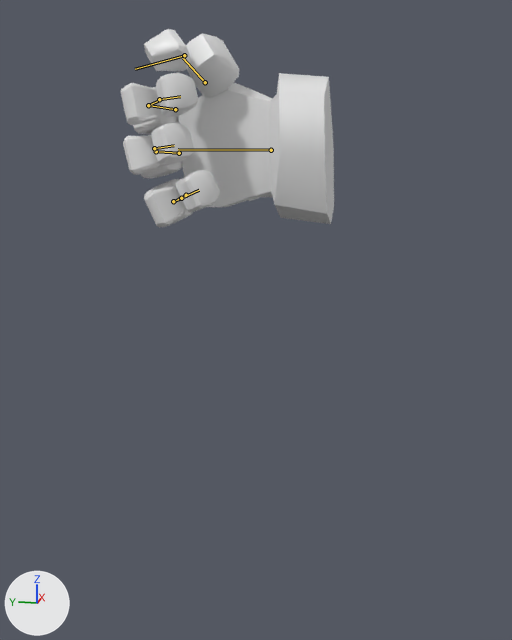
A saved change to the FBX model blendFiles/Chara/FBX/SMSH_RIG_Hand_Character.fbx.
Camera for both pictures: a 50 mm camera at (-0.774, -0.177, -0.019) aimed at (-0.071, -0.037, -0.195). The lights are fixed; the arrows at lower left show +X, +Y and +Z. The first picture is the older version. Both versions are drawn at frame 1 of the action 'Hand|additive_pickupItem'; the numbers are the values there. The bones that change are drawn over the model as lines.

Names of what the first picture shows: 'msh_hand_character'.
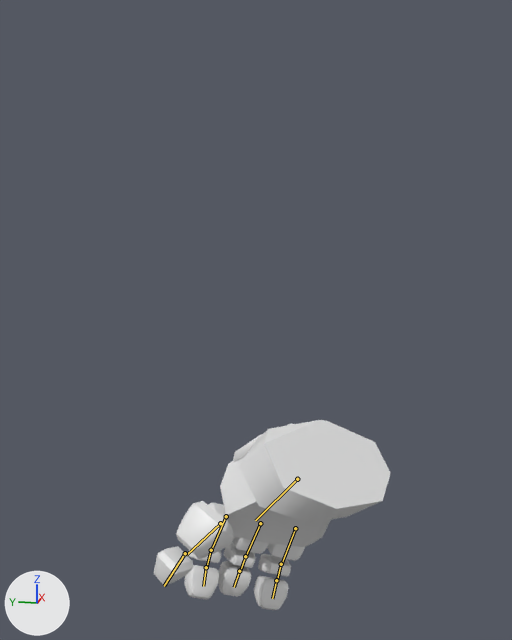
Location of each change, (x1, y1, x2, y2) in pixels of the pictures (512 x 640 px):
```json
{"object": "msh_hand_character", "change": "posed", "before": [121, 29, 334, 227], "after": [154, 420, 390, 610], "on screen": "11% wider"}
{"bone": "Hand", "before": "(271, 150) to (178, 149)", "after": "(297, 479) to (255, 520)"}
{"bone": "Thumb_01", "before": "(205, 82) to (183, 58)", "after": "(220, 523) to (186, 555)"}
{"bone": "Thumb_02", "before": "(184, 55) to (135, 69)", "after": "(185, 553) to (164, 586)"}
{"bone": "Finger01.01", "before": "(175, 109) to (150, 105)", "after": "(226, 516) to (211, 551)"}
{"bone": "Finger01.02", "before": "(148, 105) to (161, 99)", "after": "(211, 550) to (206, 568)"}
{"bone": "Finger01.03", "before": "(159, 99) to (180, 96)", "after": "(206, 567) to (203, 586)"}
{"bone": "Finger02.01", "before": "(179, 153) to (157, 151)", "after": "(260, 523) to (245, 557)"}
{"bone": "Finger02.02", "before": "(156, 151) to (156, 148)", "after": "(245, 556) to (240, 572)"}
{"bone": "Finger02.03", "before": "(154, 148) to (174, 145)", "after": "(239, 571) to (234, 587)"}
{"bone": "Finger03.01", "before": "(186, 195) to (175, 201)", "after": "(295, 528) to (281, 564)"}
{"bone": "Finger03.02", "before": "(173, 201) to (183, 197)", "after": "(281, 564) to (277, 581)"}
{"bone": "Finger03.03", "before": "(181, 198) to (199, 190)", "after": "(276, 580) to (272, 598)"}
```

Scene script edits in JSON lines:
```json
{"block": "bone_hand", "where": "bone_hand = bpy.data.objects['Hand'].pose.bones['Hand']"}
{"op": "set", "path": "bone_hand.location", "old": "(-0.0334, -0.0004, -0.0249)", "new": "(-0.084, -0.0377, -0.3666)"}
{"op": "set", "path": "bone_hand.rotation_quaternion", "old": "(1.0, 0.0, 0.0, 0.0)", "new": "(0.825, -0.489, -0.27, -0.085)", "note": "degrees (0, 0, 0) -> degrees (-64, -32, 8)"}
{"block": "bone_thumb_01", "where": "bone_thumb_01 = bpy.data.objects['Hand'].pose.bones['Thumb_01']  # child of 'Hand'"}
{"op": "set", "path": "bone_thumb_01.location", "old": "(0.0, 0.0, 0.0)", "new": "(-0.0187, -0.0063, 0.0033)"}
{"op": "set", "path": "bone_thumb_01.rotation_quaternion", "old": "(0.562, 0.411, -0.639, 0.327)", "new": "(0.604, 0.29, -0.709, 0.221)", "note": "degrees (-16, -99, 79) -> degrees (-12, -100, 55)"}
{"block": "bone_thumb_02", "where": "bone_thumb_02 = bpy.data.objects['Hand'].pose.bones['Thumb_02']  # child of 'Thumb_01'"}
{"op": "set", "path": "bone_thumb_02.rotation_quaternion", "old": "(0.844, 0.0, 0.0, 0.536)", "new": "(0.924, 0.0, 0.0, 0.382)", "note": "degrees (0, 0, 65) -> degrees (0, 0, 45)"}
{"block": "bone_finger01_01", "where": "bone_finger01_01 = bpy.data.objects['Hand'].pose.bones['Finger01.01']  # child of 'Hand'"}
{"op": "set", "path": "bone_finger01_01.location", "old": "(0.0, 0.0, 0.0)", "new": "(0.0131, 0.0027, -0.0018)"}
{"op": "set", "path": "bone_finger01_01.rotation_quaternion", "old": "(0.822, -0.048, 0.097, 0.559)", "new": "(0.979, 0.002, -0.012, 0.202)", "note": "degrees (2, 12, 69) -> degrees (0, -1, 23)"}
{"block": "bone_finger01_02", "where": "bone_finger01_02 = bpy.data.objects['Hand'].pose.bones['Finger01.02']  # child of 'Finger01.01'"}
{"op": "set", "path": "bone_finger01_02.rotation_quaternion", "old": "(0.826, 0.0, 0.0, 0.564)", "new": "(0.979, 0.0, 0.0, 0.202)", "note": "degrees (0, 0, 69) -> degrees (0, 0, 23)"}
{"block": "bone_finger01_03", "where": "bone_finger01_03 = bpy.data.objects['Hand'].pose.bones['Finger01.03']  # child of 'Finger01.02'"}
{"op": "set", "path": "bone_finger01_03.rotation_quaternion", "old": "(0.826, 0.0, 0.0, 0.564)", "new": "(0.979, 0.0, 0.0, 0.202)", "note": "degrees (0, 0, 69) -> degrees (0, 0, 23)"}
{"block": "bone_finger02_01", "where": "bone_finger02_01 = bpy.data.objects['Hand'].pose.bones['Finger02.01']  # child of 'Hand'"}
{"op": "set", "path": "bone_finger02_01.location", "old": "(0.0, 0.0, 0.0)", "new": "(0.0131, 0.0027, -0.0018)"}
{"op": "set", "path": "bone_finger02_01.rotation_quaternion", "old": "(0.797, -0.056, 0.103, 0.593)", "new": "(0.98, 0.0, 0.0, 0.199)", "note": "degrees (2, 13, 73) -> degrees (0, 0, 23)"}
{"block": "bone_finger02_02", "where": "bone_finger02_02 = bpy.data.objects['Hand'].pose.bones['Finger02.02']  # child of 'Finger02.01'"}
{"op": "set", "path": "bone_finger02_02.rotation_quaternion", "old": "(0.967, 0.0, 0.0, 0.255)", "new": "(0.997, 0.0, 0.0, 0.08)", "note": "degrees (0, 0, 29) -> degrees (0, 0, 9)"}
{"block": "bone_finger02_03", "where": "bone_finger02_03 = bpy.data.objects['Hand'].pose.bones['Finger02.03']  # child of 'Finger02.02'"}
{"op": "set", "path": "bone_finger02_03.rotation_quaternion", "old": "(0.534, 0.0, 0.0, 0.846)", "new": "(0.998, 0.0, 0.0, 0.069)", "note": "degrees (0, 0, 115) -> degrees (0, 0, 8)"}
{"block": "bone_finger03_01", "where": "bone_finger03_01 = bpy.data.objects['Hand'].pose.bones['Finger03.01']  # child of 'Hand'"}
{"op": "set", "path": "bone_finger03_01.location", "old": "(0.0, 0.0, 0.0)", "new": "(0.0131, 0.0027, -0.0018)"}
{"op": "set", "path": "bone_finger03_01.rotation_quaternion", "old": "(0.727, -0.155, 0.12, 0.658)", "new": "(0.966, 0.0, 0.0, 0.26)", "note": "degrees (-4, 22, 84) -> degrees (0, 0, 30)"}
{"block": "bone_finger03_02", "where": "bone_finger03_02 = bpy.data.objects['Hand'].pose.bones['Finger03.02']  # child of 'Finger03.01'"}
{"op": "set", "path": "bone_finger03_02.rotation_quaternion", "old": "(0.925, 0.0, 0.0, 0.38)", "new": "(0.99, 0.0, 0.0, 0.14)", "note": "degrees (0, 0, 45) -> degrees (0, 0, 16)"}
{"block": "bone_finger03_03", "where": "bone_finger03_03 = bpy.data.objects['Hand'].pose.bones['Finger03.03']  # child of 'Finger03.02'"}
{"op": "set", "path": "bone_finger03_03.rotation_quaternion", "old": "(0.697, 0.0, 0.0, 0.717)", "new": "(0.995, 0.0, 0.0, 0.1)", "note": "degrees (0, 0, 92) -> degrees (0, 0, 11)"}
```
